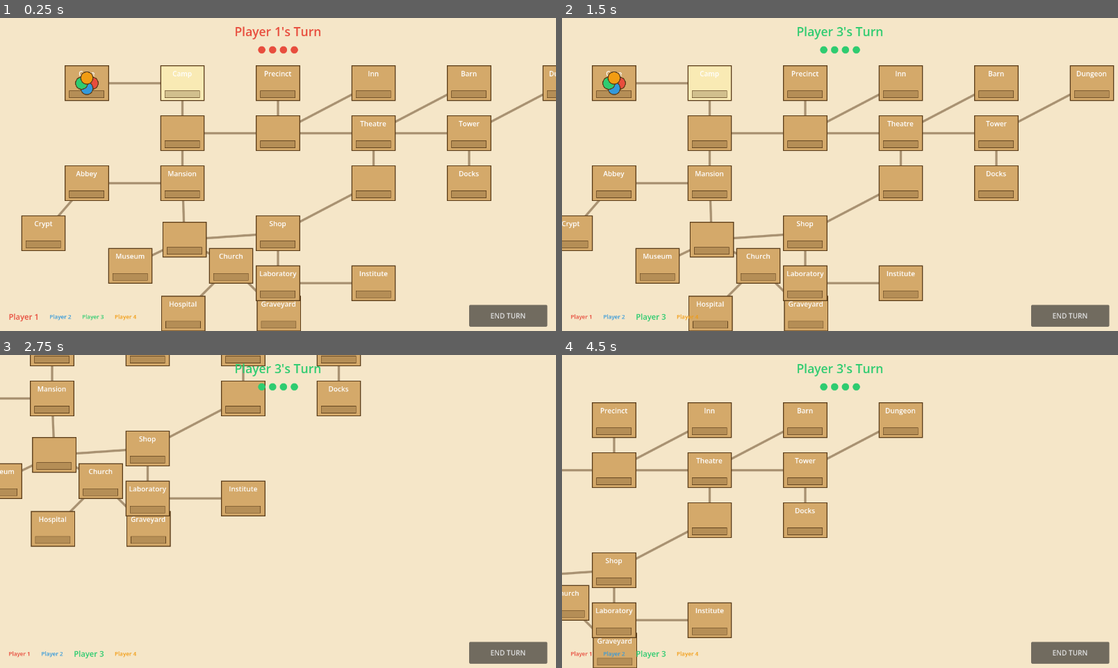
Above: before the commit, frames 1-4 (two rows, left to right).
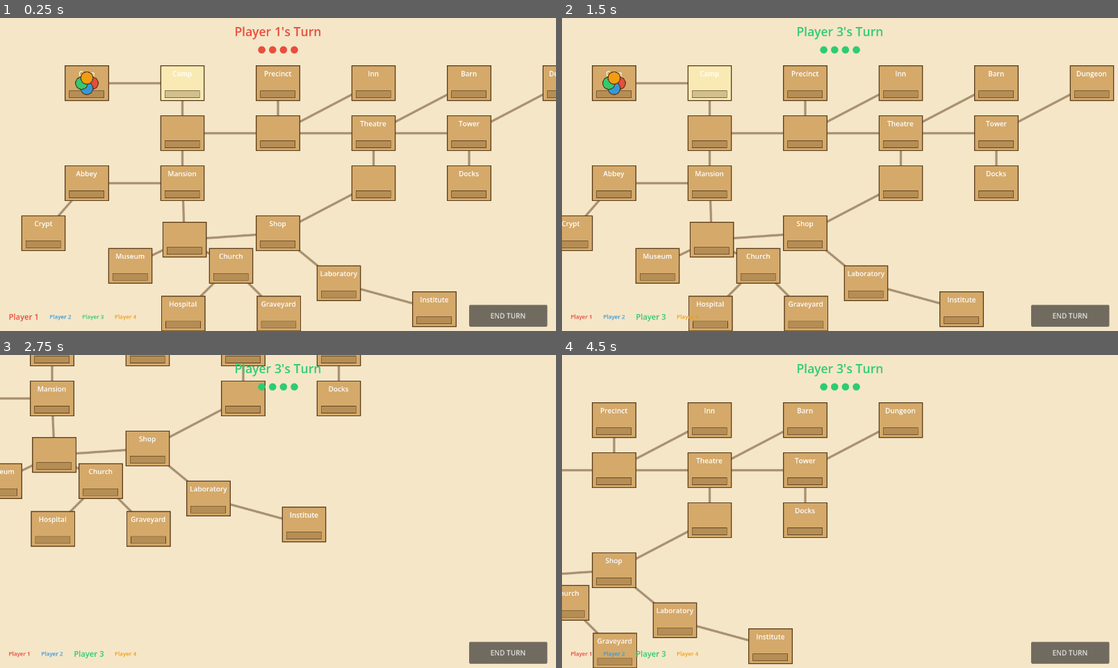
Above: after the commit, the same moments.

Repository: arlopurcell/horrified-board-game
Game: Godot game, scene res://scenes/Main.tscn
The game is run twice, just before and just after one commit, with the same random seed, the same clock (stepped at 60 frames per second) and the same inputs. The project has no main scene, so this scene is started directly.
Inputs (mouse positions are in pixels of both pictures, inside the frame that each line leads up to):
- Up to frame 1 (0.25 s): no input
- Up to frame 2 (1.5 s): click "END TURN" at 0.5 s; tap Enter at 1.25 s; move the mouse to (628, 64) at 1.27 s; hold D from 1.28 s (still down); click (628, 64) at 1.42 s
- Up to frame 3 (2.75 s): move the mouse to (38, 401) at 2.02 s; release D at 2.03 s; hold S from 2.03 s (still down); click (38, 401) at 2.17 s
- Up to frame 4 (4.5 s): move the mouse to (784, 380) at 2.77 s; release S at 2.78 s; hold D 2.78-3.53 s; click (784, 380) at 2.92 s; move the mouse to (756, 373) at 3.52 s; hold W 3.53-4.28 s; click (756, 373) at 3.67 s; move the mouse to (650, 392) at 4.27 s; hold A from 4.28 s (still down); click (650, 392) at 4.42 s

The runs differ from the first frame. In frame 1, 3.4% of the frame differs, in the area x 46-83%, y 74-99%; in frame 2, 3.4%; in frame 3, 3.4%, in the area x 22-59%, y 35-60%; in frame 4, 3.4%.

Commit message:
data: move Laboratory and Institute right, Institute also down

Diff:
--- a/resources/data/board.tres
+++ b/resources/data/board.tres
@@ -175,7 +175,7 @@
 script = ExtResource("2")
 id = 21
 name = "Laboratory"
-position = Vector2(640, 610)
+position = Vector2(780, 610)
 neighbors = [14, 22]
 has_item = false
 
@@ -183,7 +183,7 @@
 script = ExtResource("2")
 id = 22
 name = "Institute"
-position = Vector2(860, 610)
+position = Vector2(1000, 670)
 neighbors = [21]
 has_item = false
 
